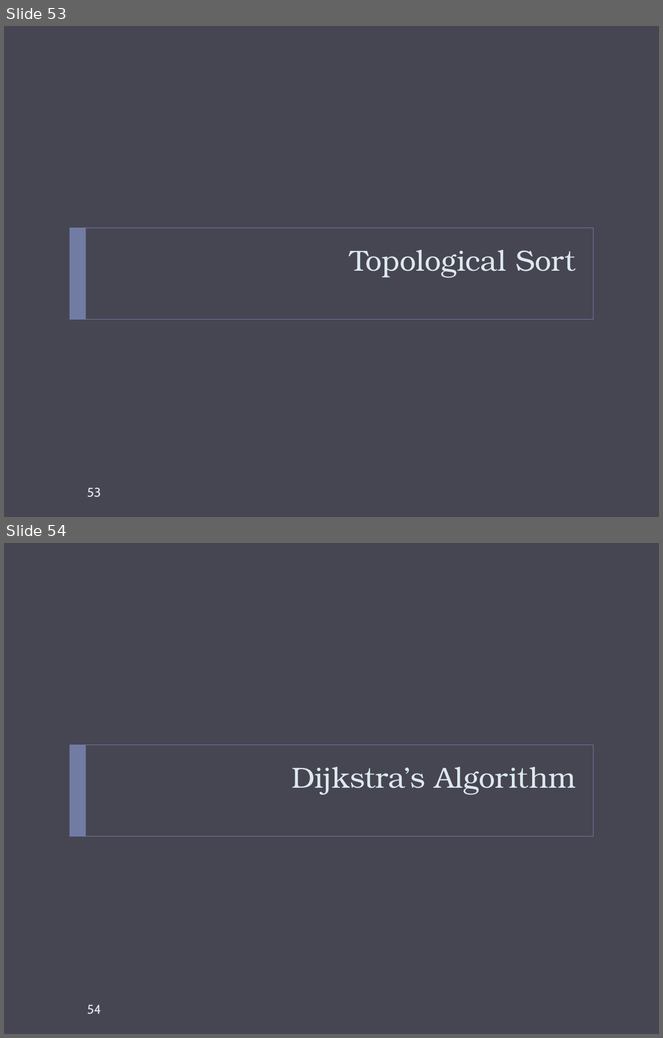
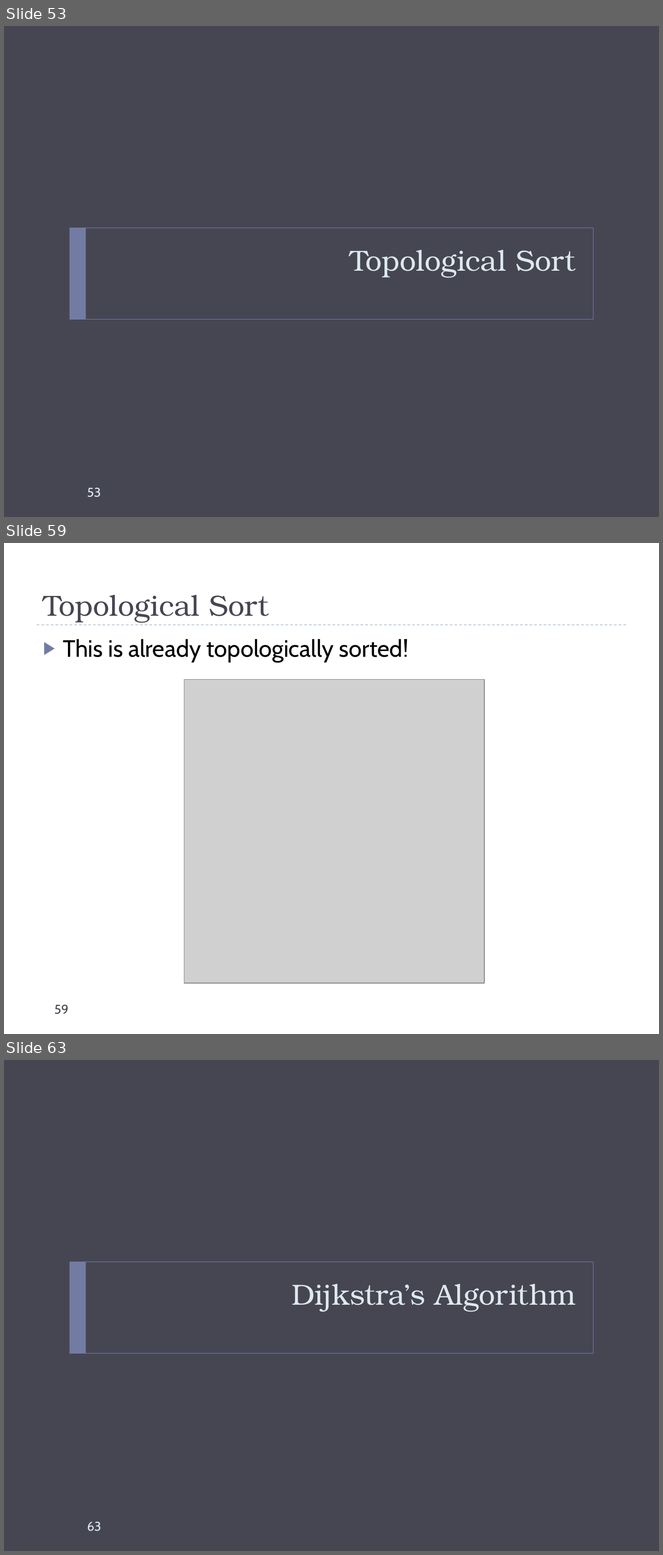
Before and after one commit to markfloryan/dsa2, a slide deck: slides/graphs-basic.pptx. Shown one above the other, each under a label of ours: slides 53 and 54 before the commit, slides 53, 59 and 63 after it; the slides between them are not shown. The pictures are 663x1038 and 663x1555 pixels, drawn with LibreOffice and Linux fonts; fonts in the diff are those of the drawing; grey boxes stand for pictures. Boxes give left, top, right and bottom in pixels: in the first picture for what was removed or moved away, otherwise in the second. Text is boxed around its words. In the diff, an @@ line names an element or a change of style, - is before the commit and + after.

```diff
--- a/slides/graphs-basic.pptx
+++ b/slides/graphs-basic.pptx
@@ slide 59 added at box(4, 543, 659, 1034), background #FFFFFF @@
@@ title added at box(43, 595, 269, 623), 32 pt, text #464653 @@
+Topological Sort
@@ line added from (37, 625) to (626, 625), #9FB8CD 0.75 pt dashed @@
@@ text added at box(63, 639, 409, 663), 26 pt, text #000000 @@
+▶ This is already topologically sorted!
@@ picture added at box(184, 679, 484, 983) @@
@@ page number added at box(54, 1005, 68, 1015), 14 pt, text #464653 @@
+59
@@ what was slide 54 is now slide 63 @@
@@ page number at box(87, 1522, 101, 1532): text changed @@
-54
+63
```
Also in this commit, not shown: 17 slides changed, 8 other slides added, 2 slides removed, 9 other files.
